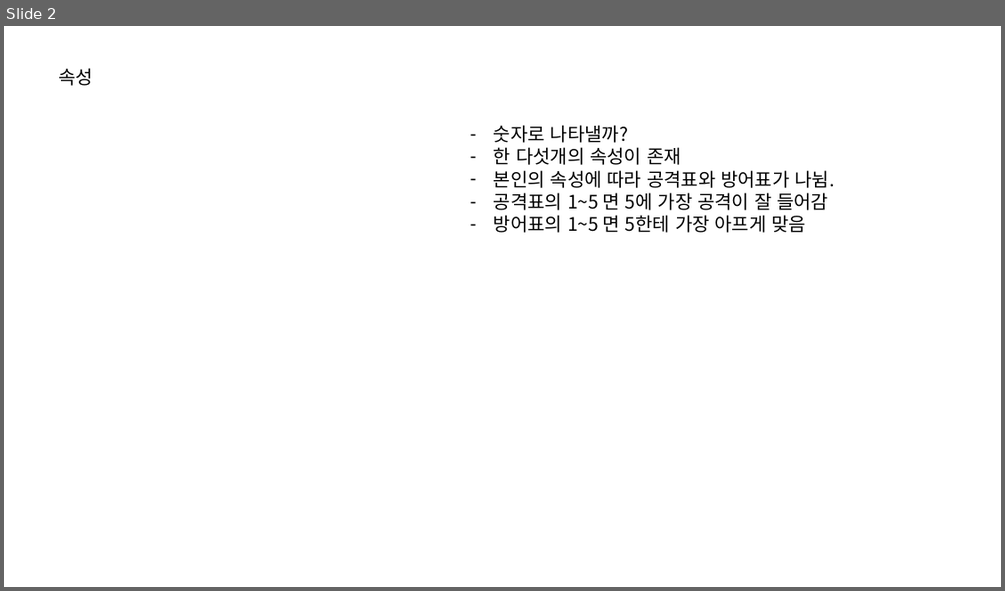
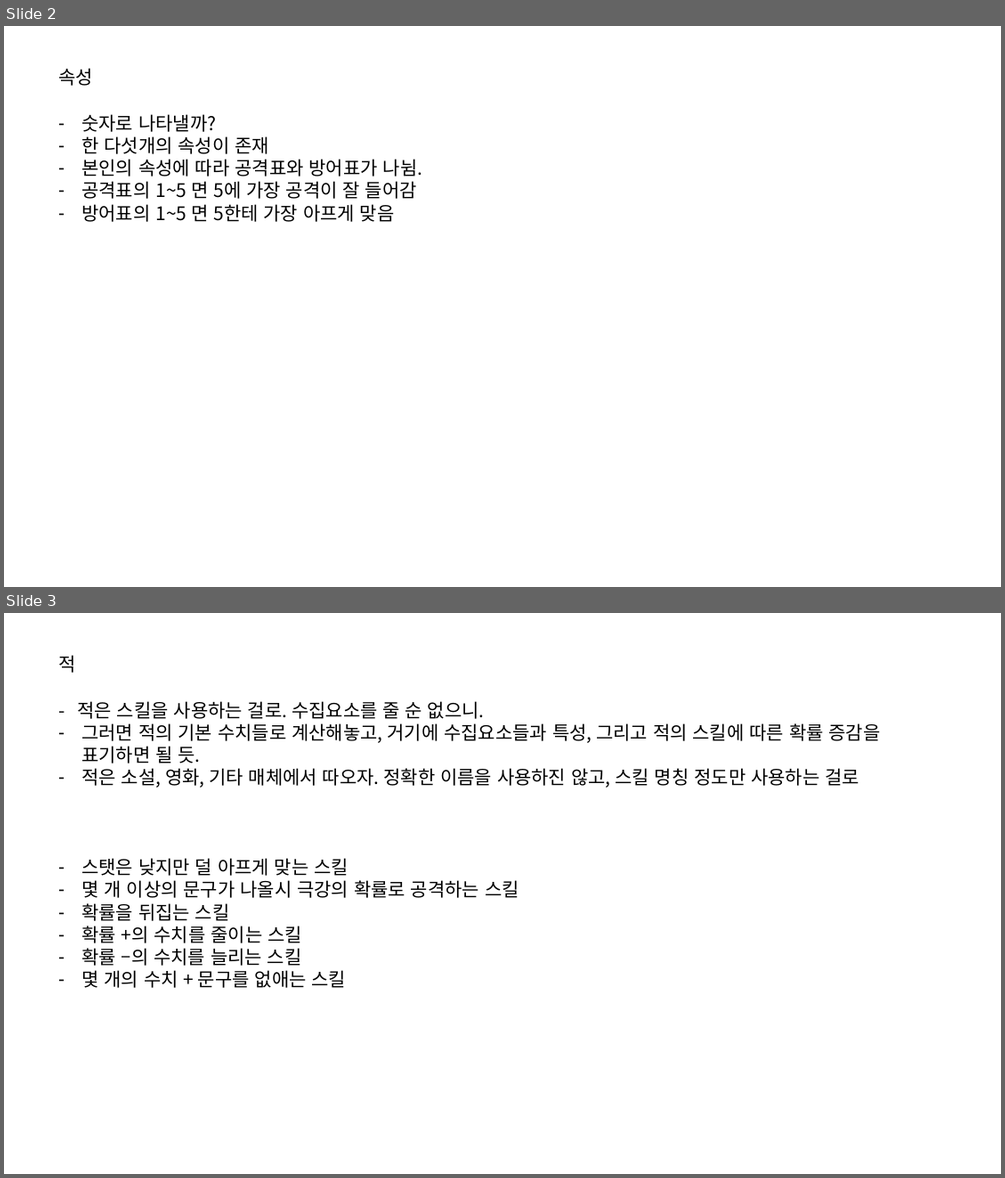
Before and after one commit to IdfKLeh/capstone, a slide deck: 전투.pptx. Shown one above the other, each under a label of ours: slide 2 before the commit, slides 2 and 3 after it. The pictures are 1005x591 and 1005x1178 pixels, drawn with LibreOffice and Linux fonts; fonts in the diff are those of the drawing. Boxes give left, top, right and bottom in pixels: in the first picture for what was removed or moved away, otherwise in the second. Text is boxed around its words. In the diff, an @@ line names an element or a change of style, - is before the commit and + after.

```diff
--- a/전투.pptx
+++ b/전투.pptx
@@ slide 3 added at (x1=4, y1=613, x2=1001, y2=1174), background #FFFFFF @@
@@ text added at (x1=58, y1=655, x2=75, y2=673), 18 pt, text #000000 @@
+적
@@ text added at (x1=77, y1=701, x2=881, y2=988), 18 pt, text #000000 @@
+- 적은 스킬을 사용하는 걸로. 수집요소를 줄 순 없으니.
+– 그러면 적의 기본 수치들로 계산해놓고, 거기에 수집요소들과 특성, 그리고 적의 스킬에 따른 확률 증감을 표기하면 될 듯.
+– 적은 소설, 영화, 기타 매체에서 따오자. 정확한 이름을 사용하진 않고, 스킬 명칭 정도만 사용하는 걸로
+– 스탯은 낮지만 덜 아프게 맞는 스킬
+– 몇 개 이상의 문구가 나올시 극강의 확률로 공격하는 스킬
+– 확률을 뒤집는 스킬
+– 확률 +의 수치를 줄이는 스킬
+– 확률 –의 수치를 늘리는 스킬
+– 몇 개의 수치 + 문구를 없애는 스킬
@@ slide 2 changed as well @@
@@ text "숫자로 나타낼까?" moved from (x1=494, y1=125, x2=834, y2=232) to (x1=81, y1=114, x2=423, y2=222) @@
```
Also in this commit, not shown: 1 other slide changed, 2 other slides added, 3 other files.
